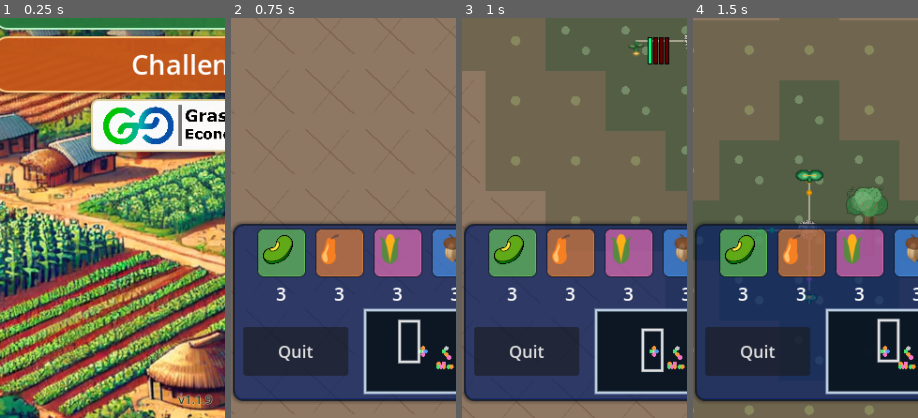
Above: before the commit, frames 1-4 (left to right).
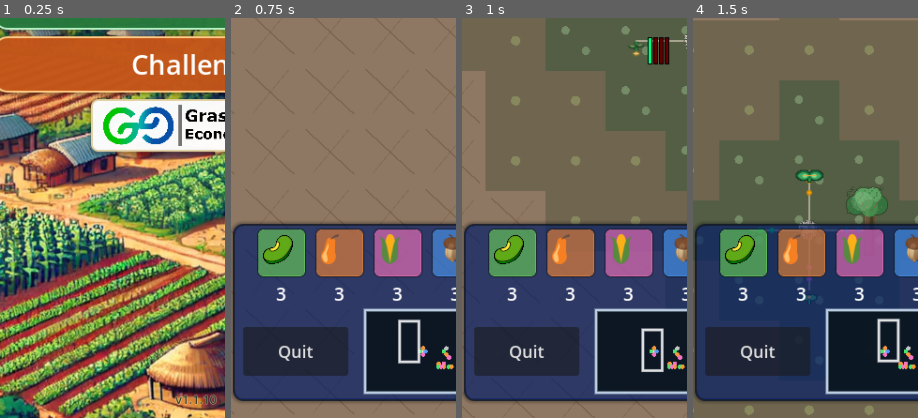
Above: after the commit, the same moments.

Repository: grassrootseconomics/mycofig
Game: Godot game, scene res://scenes/title_screen.tscn
The game is run twice, just before and just after one commit, with the same random seed, the same clock (stepped at 60 frames per second) and the same inputs. Sound files missing from this copy of the repository are replaced by a short silence.
Inputs (mouse positions are % of the whole screen's width and height, from its top left):
- Up to frame 1 (0.25 s): no input
- Up to frame 2 (0.75 s): click "Challenge" at 0.5 s
- Up to frame 3 (1 s): no input
- Up to frame 4 (1.5 s): tap Enter at 1.25 s; drag from (50, 92) to (51, 50) at 1.27 s
The pictures show only the part of the screen within x 6-56%, y 50-100%; the shares and areas given below are measured in that part.

The runs differ from the first frame. In frame 1, 0.3% of the frame differs, in the area x 77-97%, y 94-97%; in frame 2, nothing differs; in frame 3, nothing differs; in frame 4, nothing differs.

Commit message:
Bump version to 1.1.10 and update related configurations for release

Diff:
--- a/project.godot
+++ b/project.godot
@@ -11,7 +11,7 @@
 [application]
 
 config/name="Social Soil"
-config/version="1.1.9"
+config/version="1.1.10"
 run/main_scene="res://scenes/title_screen.tscn"
 config/quit_on_go_back=false
 config/features=PackedStringArray("4.5", "GL Compatibility")
--- a/scenes/game_over.gd
+++ b/scenes/game_over.gd
@@ -714,7 +714,7 @@
 	share_viewport.size = SHARE_CARD_SIZE
 	share_viewport.disable_3d = true
 	share_viewport.transparent_bg = false
-	share_viewport.render_target_update_mode = SubViewport.UPDATE_ALWAYS
+	share_viewport.render_target_update_mode = SubViewport.UPDATE_ONCE
 	add_child(share_viewport)
 
 	var share_card: Control = _make_share_card_control()
@@ -723,7 +723,9 @@
 	await RenderingServer.frame_post_draw
 
 	var image: Image = share_viewport.get_texture().get_image()
-	share_viewport.queue_free()
+	share_viewport.render_target_update_mode = SubViewport.UPDATE_DISABLED
+	remove_child(share_viewport)
+	share_viewport.free()
 	return image
 
 
--- a/scenes/title_screen.tscn
+++ b/scenes/title_screen.tscn
@@ -177,7 +177,7 @@
 theme_override_colors/font_outline_color = Color(1, 0.98, 0.84, 0.7)
 theme_override_constants/outline_size = 2
 theme_override_font_sizes/font_size = 16
-text = "v1.1.7"
+text = "v1.1.10"
 horizontal_alignment = 1
 vertical_alignment = 1
 
Not shown, changed: export_presets.cfg
Not shown, changed: README.md
Not shown, changed: web/index.html
Not shown, changed: web/index.pck
Not shown, changed: web/index.service.worker.js
